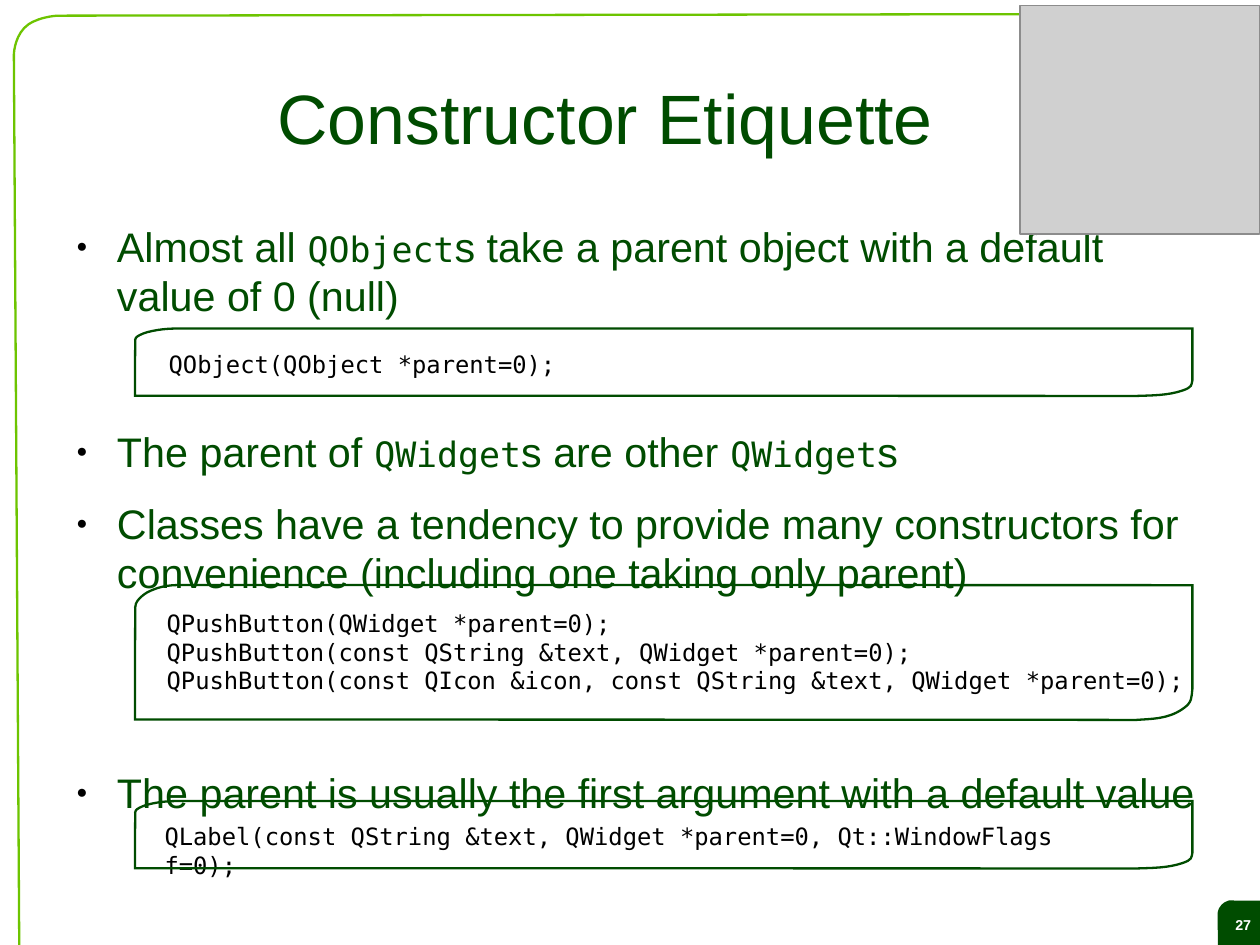
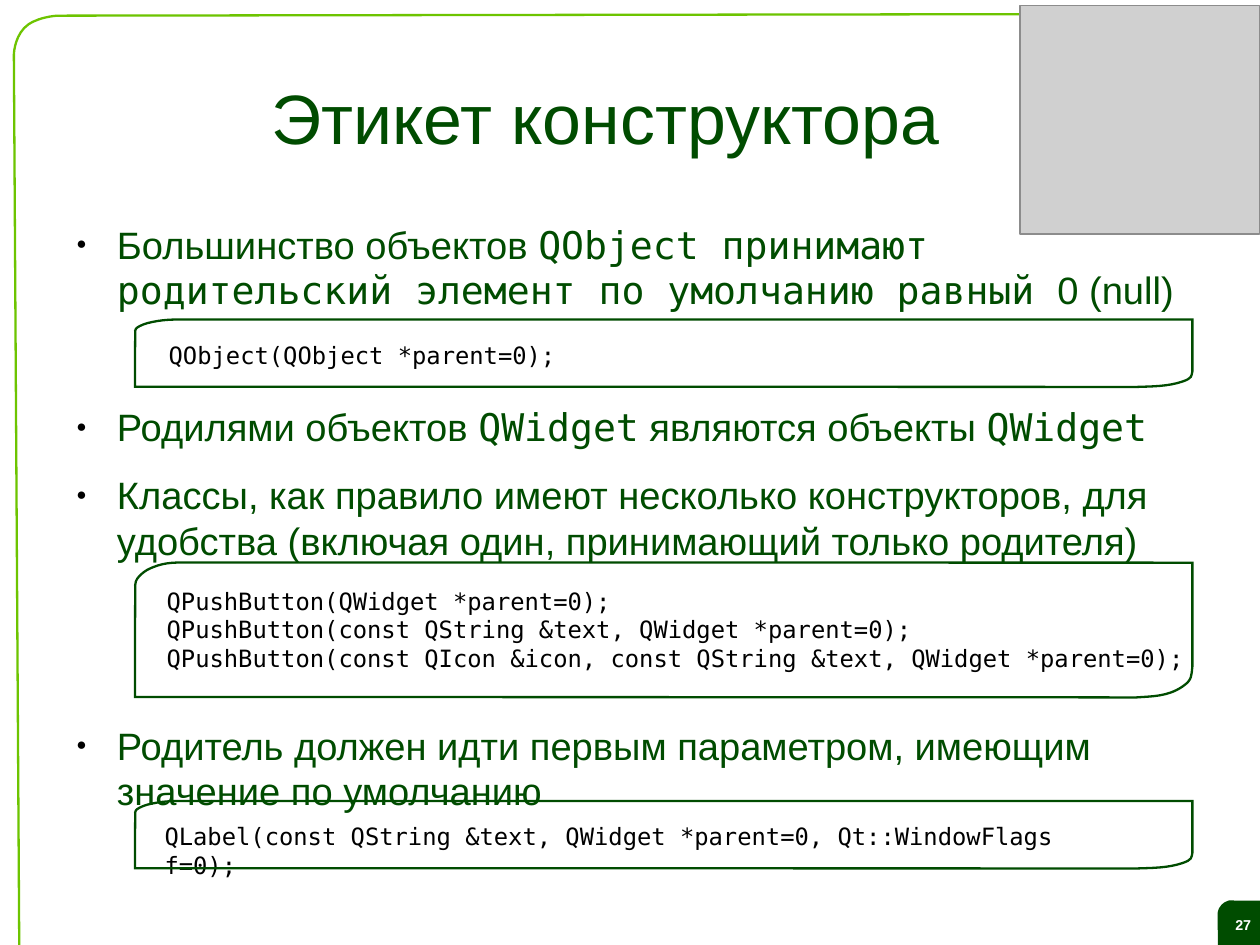
Before and after one commit to saa/qecm, a slide deck: slide 27 of Lectures and Exercises/L02 - The Qt object model and the signal slot concept/L2 Slides.odp. Drawn at 1260x945 pixels with LibreOffice and Linux fonts; fonts in the diff are those of the drawing; grey boxes stand for pictures; background and template pictures are left out. Boxes give left, top, right and bottom in pixels: in the first picture for what was removed or moved away, otherwise in the second. Text is boxed around its words. In the diff, an @@ line names an element or a change of style, - is before the commit and + after.

```diff
--- a/Lectures and Exercises/L02 - The Qt object model and the signal slot concept/L2 Slides.odp
+++ b/Lectures and Exercises/L02 - The Qt object model and the signal slot concept/L2 Slides.odp
@@ title at (x1=271, y1=95, x2=940, y2=157): text changed @@
-Constructor Etiquette
+Этикет конструктора
@@ text at (x1=117, y1=230, x2=1174, y2=813): text changed; size 26 to 24 pt @@
-● Almost all QObjects take a parent object with a default value of 0 (null)
-● The parent of QWidgets are other QWidgets
-● Classes have a tendency to provide many constructors for convenience (including one taking only parent)
-● The parent is usually the first argument with a default value
+● Большинство объектов QObject принимают родительский элемент по умолчанию равный 0 (null)
+● Родилями объектов QWidget являются объекты QWidget
+● Классы, как правило имеют несколько конструкторов, для удобства (включая один, принимающий только родителя)
+● Родитель должен идти первым параметром, имеющим значение по умолчанию
@@ freeform shape moved from (x1=135, y1=328, x2=1193, y2=396) to (x1=135, y1=320, x2=1193, y2=388) @@
@@ text "QObject(QObject *parent=0);" moved from (x1=169, y1=355, x2=556, y2=378) to (x1=169, y1=346, x2=556, y2=369) @@
@@ freeform shape moved from (x1=135, y1=585, x2=1193, y2=720) to (x1=135, y1=563, x2=1193, y2=697) @@
@@ text "QPushButton(QWidget *parent=0);" moved from (x1=167, y1=614, x2=1184, y2=694) to (x1=167, y1=592, x2=1184, y2=672) @@
```
Also in this commit, not shown: 39 other slides changed, 19 slides added, 19 slides removed, 1 other file.
